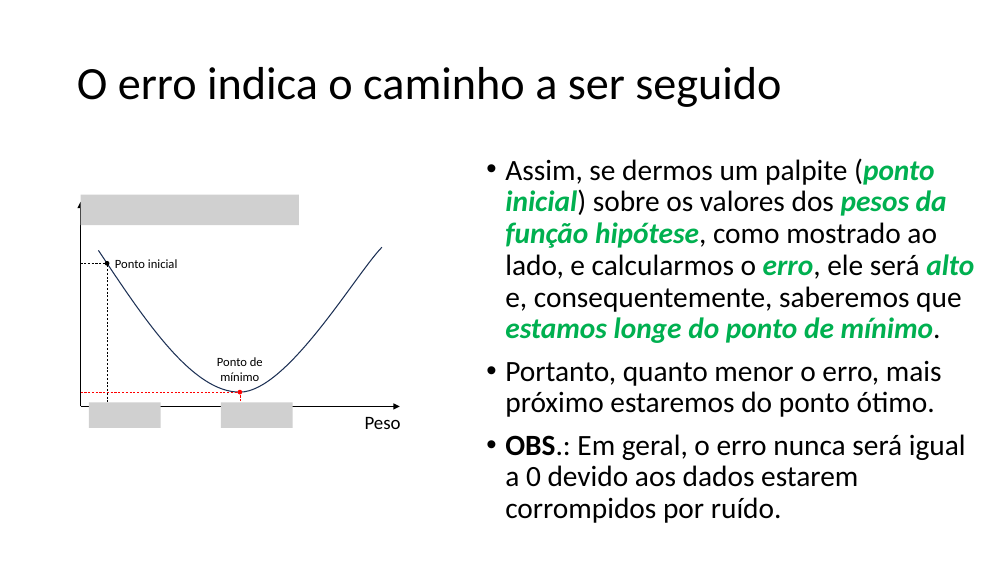
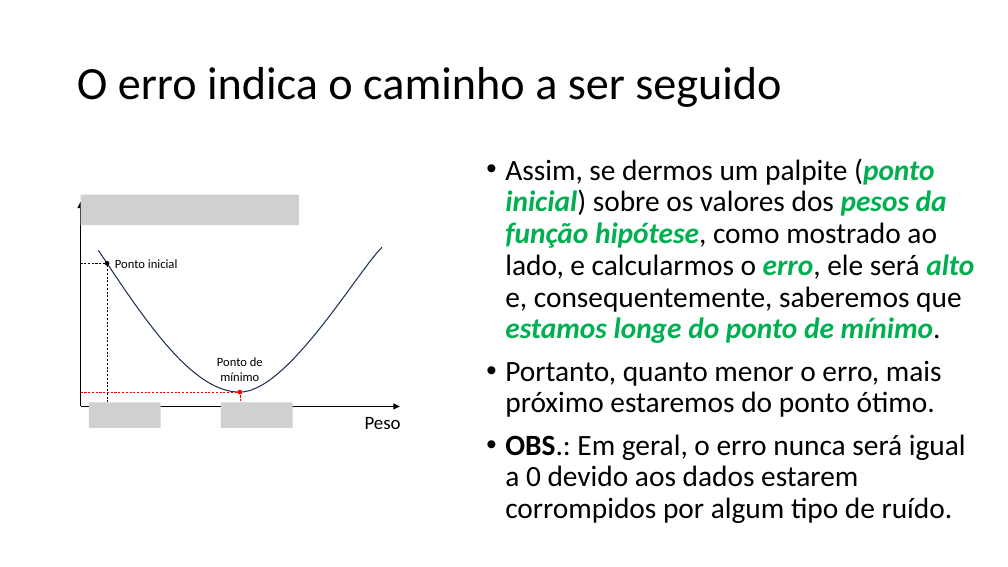
Before and after one commit to zz4fap/tp557-iot-ml, a slide deck: slide 8 of slides/TP557_6_Minimizando_o_erro.pptx (slide 7 before the commit). Drawn at 1008x567 pixels with LibreOffice and Linux fonts; fonts in the diff are those of the drawing; grey boxes stand for pictures. Boxes give left, top, right and bottom in pixels: in the first picture for what was removed or moved away, otherwise in the second. Text is boxed around its words. In the diff, an @@ line names an element or a change of style, - is before the commit and + after.

```diff
--- a/slides/TP557_6_Minimizando_o_erro.pptx
+++ b/slides/TP557_6_Minimizando_o_erro.pptx
@@ text at box(505, 434, 966, 523): text changed @@
-• OBS.: Em geral, o erro nunca será igual a 0 devido aos dados estarem corrompidos por ruído.
+• OBS.: Em geral, o erro nunca será igual a 0 devido aos dados estarem corrompidos por algum tipo de ruído.
```
Also in this commit, not shown: 10 other slides changed, 3 slides added.
